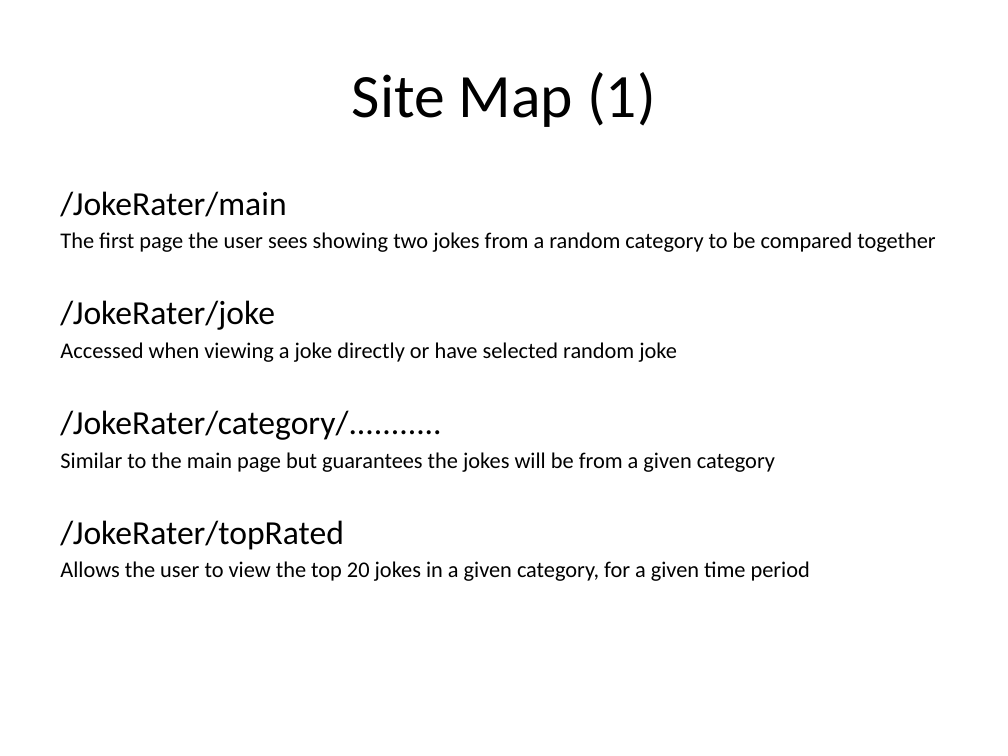
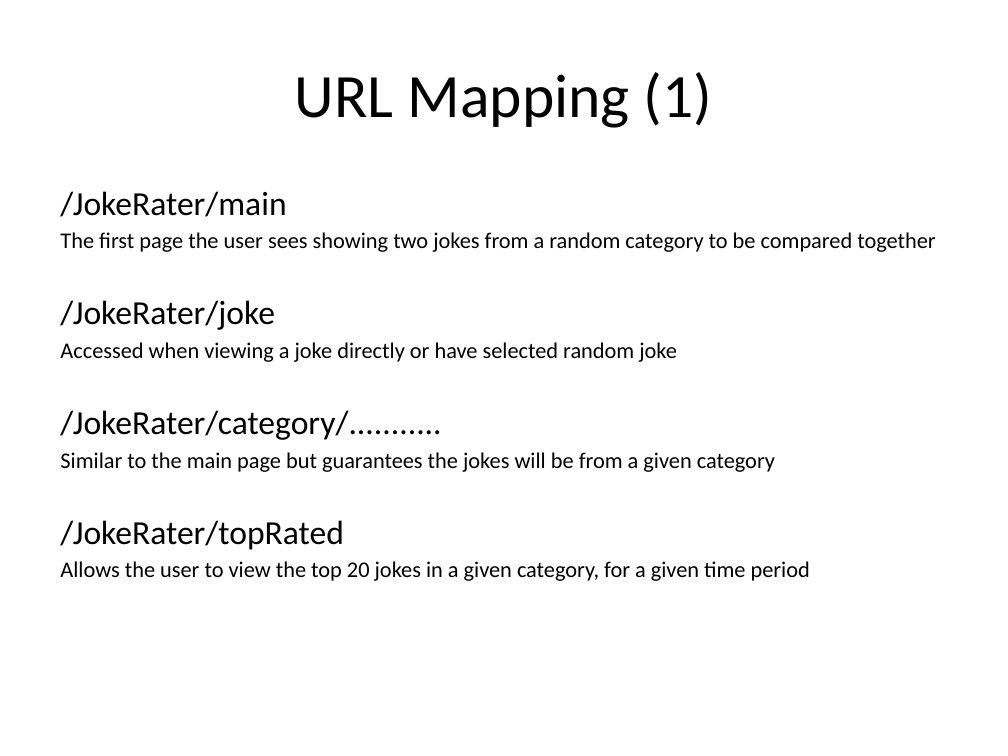
Before and after one commit to JokeRater/JokeRaterRepo, a slide deck: slide 12 of JokeRater.pptx (slide 11 before the commit). Drawn at 1008x756 pixels with LibreOffice and Linux fonts; fonts in the diff are those of the drawing; background and template pictures are left out. Boxes give left, top, right and bottom in pixels: in the first picture for what was removed or moved away, otherwise in the second. Text is boxed around its words. In the diff, an @@ line names an element or a change of style, - is before the commit and + after.

Commit message:
Updated site map

```diff
--- a/JokeRater.pptx
+++ b/JokeRater.pptx
@@ title at [295, 72, 712, 128]: text changed @@
-Site Map (1)
+URL Mapping (1)
```
Also in this commit, not shown: 1 other slide changed, 1 slide added.
